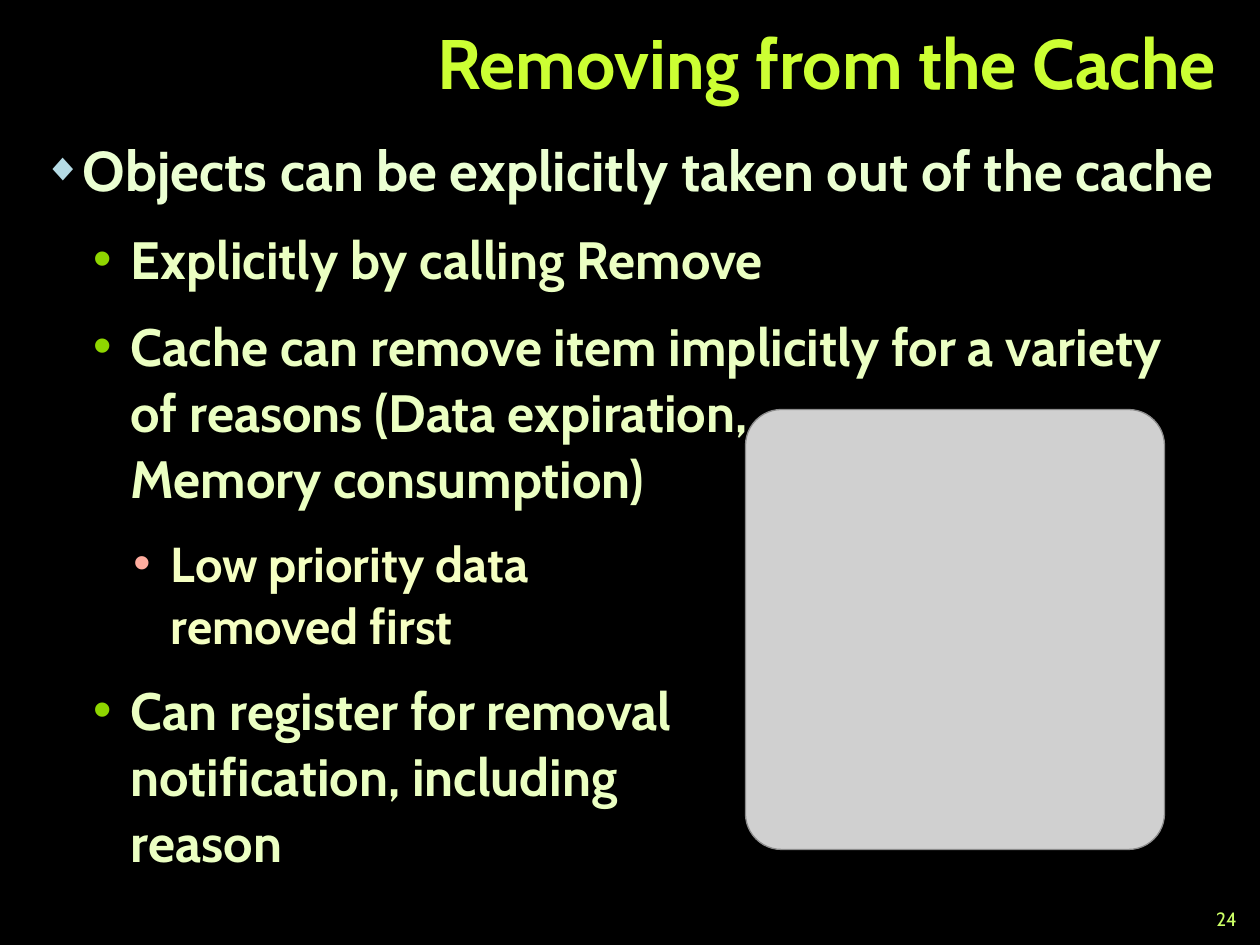
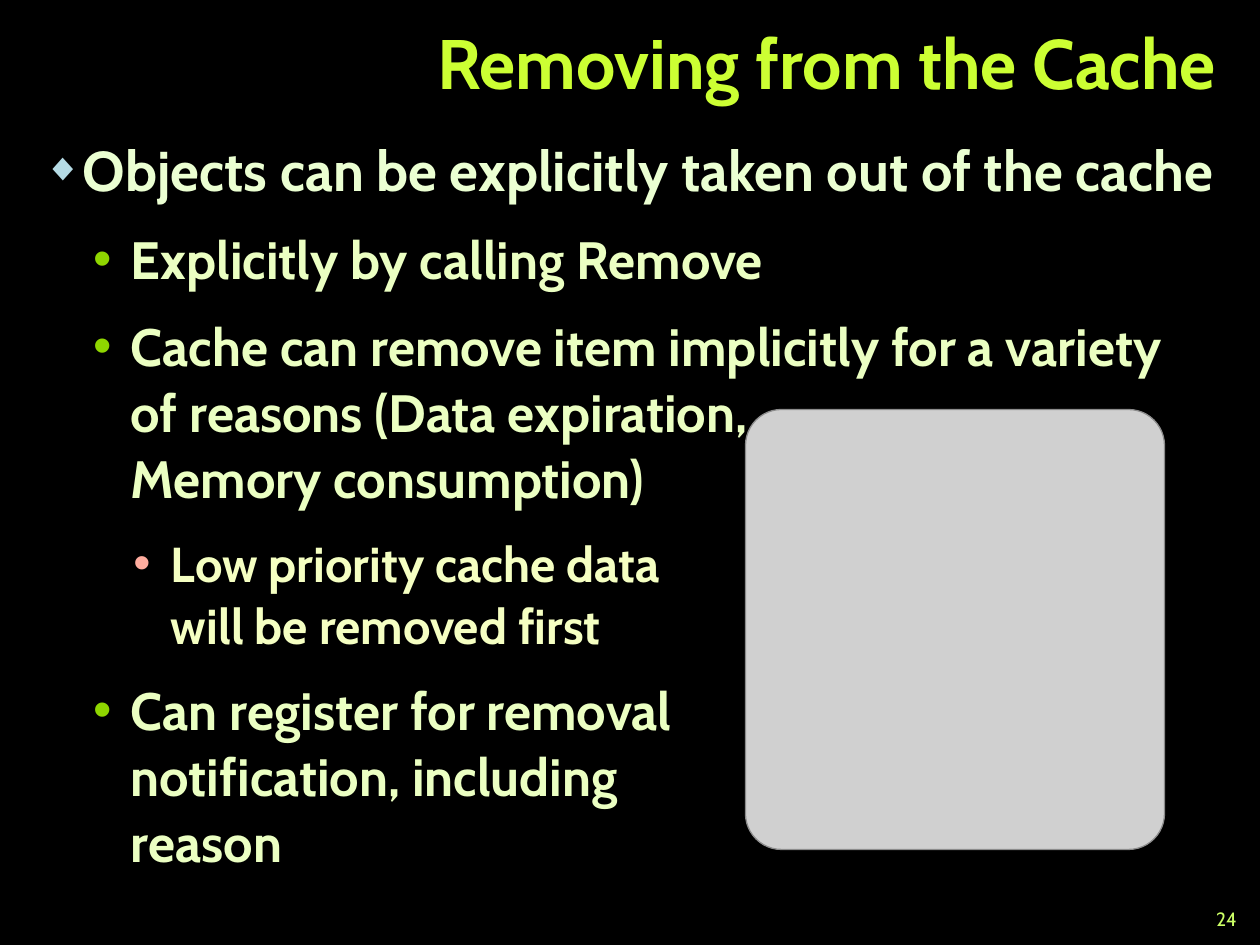
Before and after one commit to martin-nikolov/Telerik-Academy, a slide deck: slide 24 of ASP.NET MVC/07. ASP.NET Caching Data/ASP.NET Caching Data.pptx. Drawn at 1260x945 pixels with LibreOffice and Linux fonts; fonts in the diff are those of the drawing; grey boxes stand for pictures; background and template pictures are left out. Boxes give left, top, right and bottom in pixels: in the first picture for what was removed or moved away, otherwise in the second. Text is boxed around its words. In the diff, an @@ line names an element or a change of style, - is before the commit and + after.

```diff
--- a/ASP.NET MVC/07. ASP.NET Caching Data/ASP.NET Caching Data.pptx
+++ b/ASP.NET MVC/07. ASP.NET Caching Data/ASP.NET Caching Data.pptx
@@ text at <box>171,545,660,645</box>: text changed @@
-    • Low priority data
-      removed first
+    • Low priority cache data
+      will be removed first
```
Also in this commit, not shown: 5 other slides changed, 1 slide added, 1 slide removed, 1 other file.
